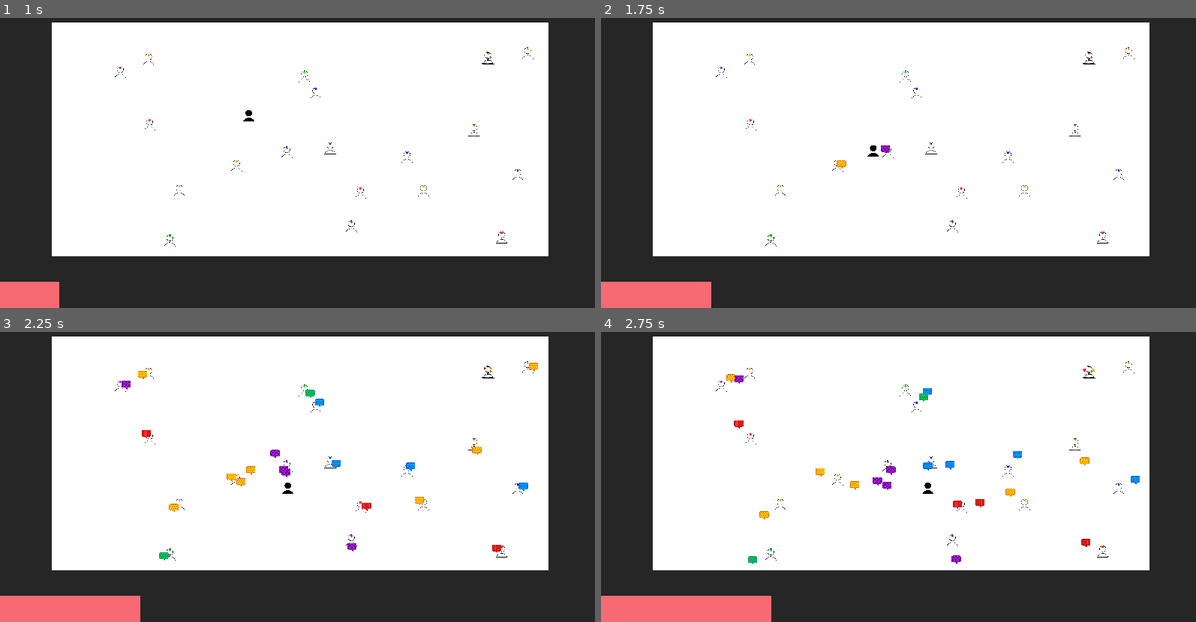
Above: before the commit, frames 1-4 (two rows, left to right).
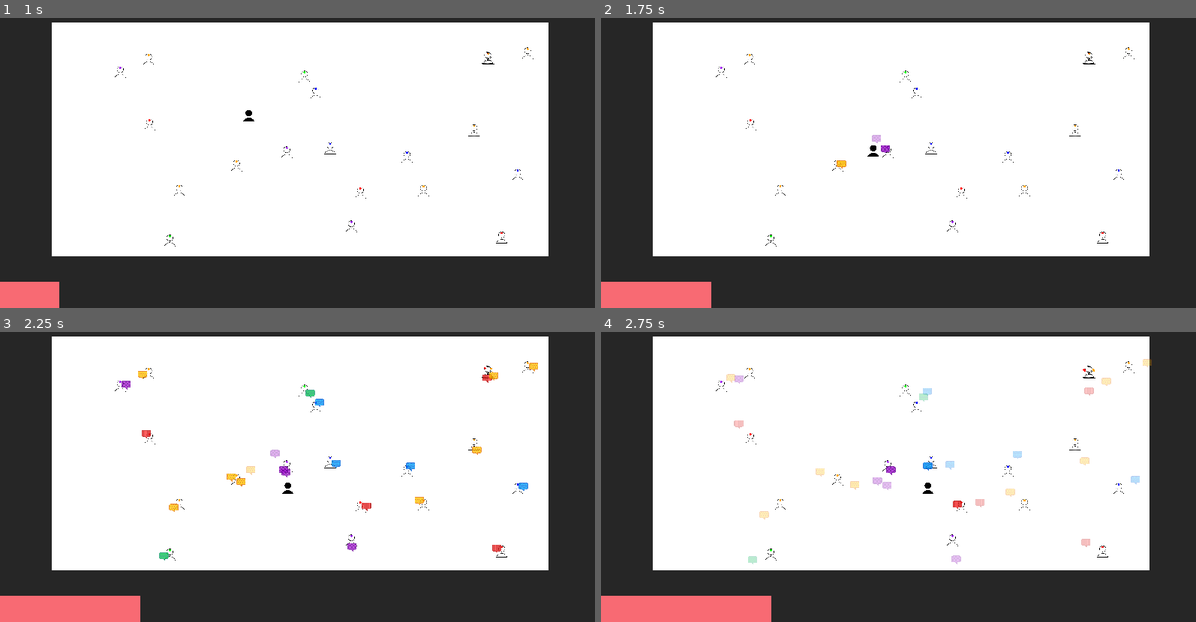
Above: after the commit, the same moments.

Repository: haihala/mankind-knew
Game: Godot game, scene res://world.tscn
The game is run twice, just before and just after one commit, with the same random seed, the same clock (stepped at 60 frames per second) and the same inputs.
Inputs:
- Up to frame 1 (1 s): hold D (move_right) from 0.53 s (still down); hold Space (interact) from 0.53 s (still down)
- Up to frame 2 (1.75 s): release D (move_right) at 1.28 s; release Space (interact) at 1.28 s; hold S (move_down) from 1.28 s (still down); tap Space (interact) at 1.35 s
- Up to frame 3 (2.25 s): release S (move_down) at 2.03 s; hold D (move_right) from 2.03 s (still down); hold Space (interact) from 2.03 s (still down)
- Up to frame 4 (2.75 s): keep holding D (move_right); keep holding Space (interact)

Frame 1 is identical in both runs. In frame 2, 0.1% of the frame differs, in the area x 39-49%, y 40-52%; in frame 3, 0.8%; in frame 4, 0.9%, in the area x 21-93%, y 9-81%.

Commit message:
Add sound to speech bubble creation

Diff:
--- a/godot-project/player.gd
+++ b/godot-project/player.gd
@@ -29,7 +29,6 @@
 		$ExtractTimer.start()
 
 func release() -> void:
-	print("release")
 	while not beliefs.is_empty():
 		var projectile = projectile_scene.instantiate()
 		projectile.rotation = randf()*PI*2
--- a/godot-project/projectile.gd
+++ b/godot-project/projectile.gd
@@ -5,21 +5,27 @@
 
 @export var speed: float = 50
 @export var sprites: Array[Texture2D] = []
+@export var sounds: Array[AudioStream] = []
 var belief: NPC.Belief
 var creator: Node
+var touched: Array[Node] = []
 
 func _ready() -> void:
 	$Sprite.texture = sprites[belief]
+	$SpawnSound.stream = sounds.pick_random()
+	$SpawnSound.play()
 	$Sprite.rotation = -rotation
 
 func _physics_process(delta: float) -> void:
 	var velocity = Vector2.from_angle(rotation) * speed
+	var alpha = ($DespawnTimer.time_left / $DespawnTimer.wait_time)
+	$Sprite.modulate.a = alpha
 	position += velocity * delta
 
 func collision(body: Node2D) -> void:
-	if body == creator:
+	if body == creator or body in touched:
 		return
 
 	if body.has_method("influence"):
 		body.influence(belief)
-	queue_free()
+		touched.push_back(body)
--- a/godot-project/projectile.tscn
+++ b/godot-project/projectile.tscn
@@ -6,6 +6,10 @@
 [ext_resource type="Texture2D" uid="uid://bgk8nvtlw7oxa" path="res://speech-bubble-blue.png" id="4_gmjl6"]
 [ext_resource type="Texture2D" uid="uid://bfh5swx03kk1t" path="res://speech-bubble-purple.png" id="5_6d7un"]
 [ext_resource type="Texture2D" uid="uid://dfacp7em4jeix" path="res://speech-bubble-yellow.png" id="6_88bo6"]
+[ext_resource type="AudioStream" uid="uid://dipns47lq5332" path="res://bubble-01.ogg" id="7_yguma"]
+[ext_resource type="AudioStream" uid="uid://dcsshv4fuo7na" path="res://bubble-02.ogg" id="8_bqjdg"]
+[ext_resource type="AudioStream" uid="uid://dblmpe3sih1k3" path="res://bubble-03.ogg" id="9_r20ka"]
+[ext_resource type="AudioStream" uid="uid://dvcjwrkkhcvev" path="res://bubble-04.ogg" id="10_e2g1u"]
 
 [sub_resource type="CircleShape2D" id="CircleShape2D_ed0ho"]
 radius = 9.0
@@ -15,6 +19,7 @@
 collision_mask = 3
 script = ExtResource("1_31r7s")
 sprites = Array[Texture2D]([ExtResource("2_q5lf2"), ExtResource("3_moa22"), ExtResource("4_gmjl6"), ExtResource("5_6d7un"), ExtResource("6_88bo6")])
+sounds = Array[AudioStream]([ExtResource("7_yguma"), ExtResource("8_bqjdg"), ExtResource("9_r20ka"), ExtResource("10_e2g1u")])
 
 [node name="CollisionShape2D" type="CollisionShape2D" parent="."]
 shape = SubResource("CircleShape2D_ed0ho")
@@ -28,5 +33,8 @@
 one_shot = true
 autostart = true
 
+[node name="SpawnSound" type="AudioStreamPlayer2D" parent="."]
+volume_db = -18.035
+
 [connection signal="body_entered" from="." to="." method="collision"]
 [connection signal="timeout" from="DespawnTimer" to="." method="queue_free"]
Not shown, added: godot-project/bubble-01.ogg.import
Not shown, added: godot-project/bubble-02.ogg.import
Not shown, added: godot-project/bubble-03.ogg.import
Not shown, added: godot-project/bubble-04.ogg.import
Not shown: 1 places in godot-project/projectile.tscn that only renumber resources
Not shown, added: art/bubble-spawn-sound.aup3
Not shown, added: art/bubble-spawn-sound.aup3-wal
Not shown, added: godot-project/bubble-01.ogg
Not shown, added: godot-project/bubble-02.ogg
Not shown, added: godot-project/bubble-03.ogg
Not shown, added: godot-project/bubble-04.ogg
